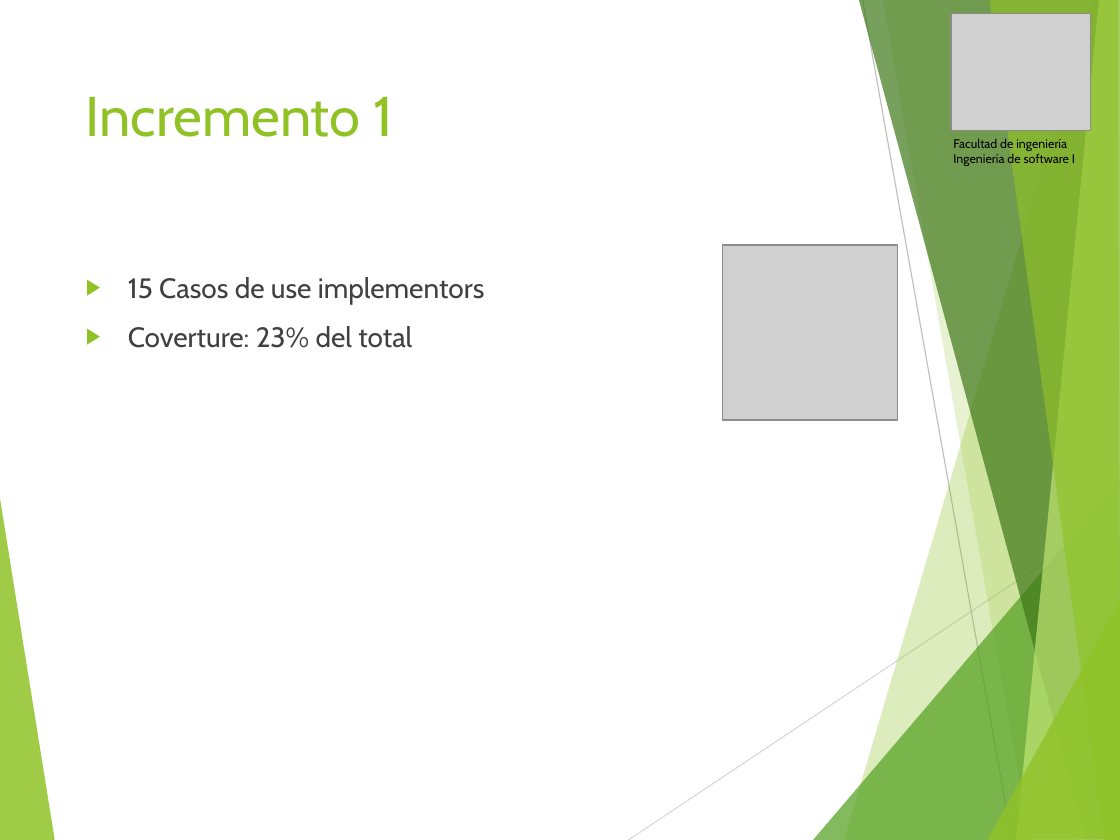
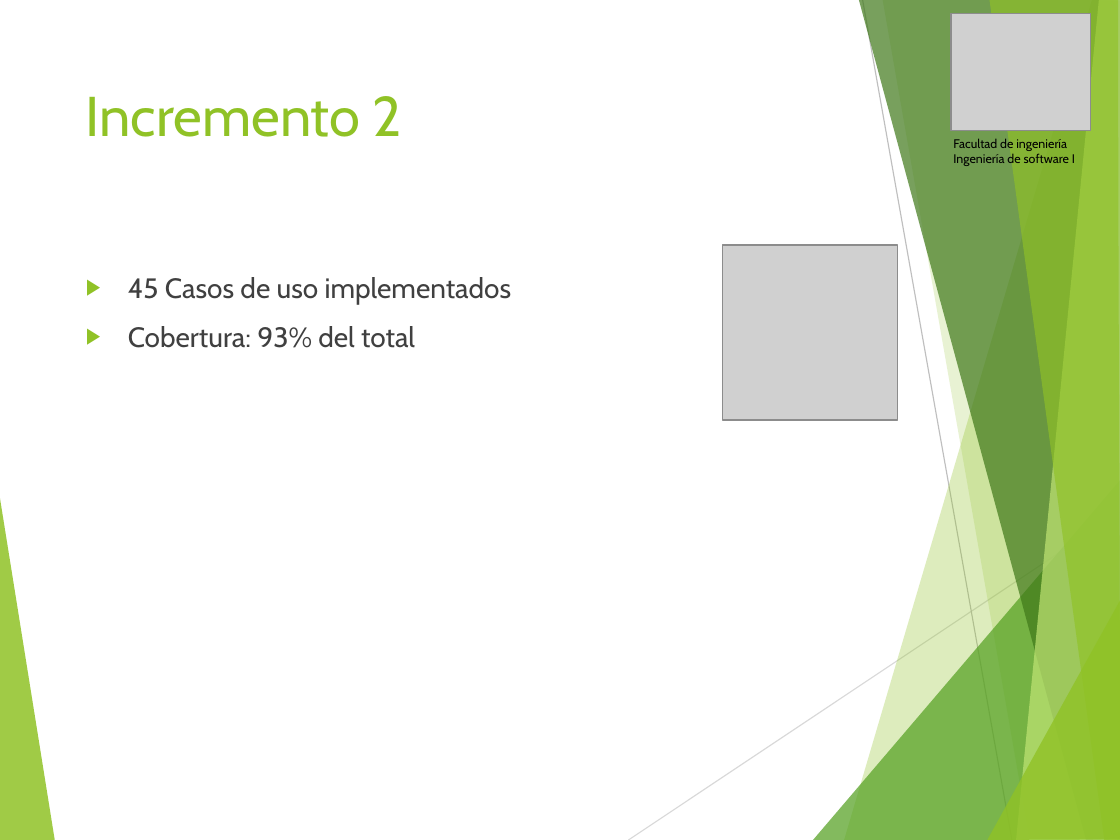
Before and after one commit to vixo23/ING-DE-SOFTWARE, a slide deck: slide 4 of INCREMENTO2/PPTS/PPt Segundo incremento scrum++.pptx (slide 5 before the commit). Drawn at 1120x840 pixels with LibreOffice and Linux fonts; fonts in the diff are those of the drawing; grey boxes stand for pictures. Boxes give left, top, right and bottom in pixels: in the first picture for what was removed or moved away, otherwise in the second. Text is boxed around its words. In the diff, an @@ line names an element or a change of style, - is before the commit and + after.

Commit message:
PPT 2do incremento

```diff
--- a/INCREMENTO2/PPTS/PPt Segundo incremento scrum++.pptx
+++ b/INCREMENTO2/PPTS/PPt Segundo incremento scrum++.pptx
@@ title at box(86, 96, 402, 137): text changed @@
-Incremento 1
+Incremento 2
@@ text at box(128, 277, 512, 348): text changed @@
-▶ 15 Casos de use implementors
-▶ Coverture: 23% del total
+▶ 45 Casos de uso implementados
+▶ Cobertura: 93% del total
```
Also in this commit, not shown: 4 other slides changed, 4 slides added, 6 slides removed.
